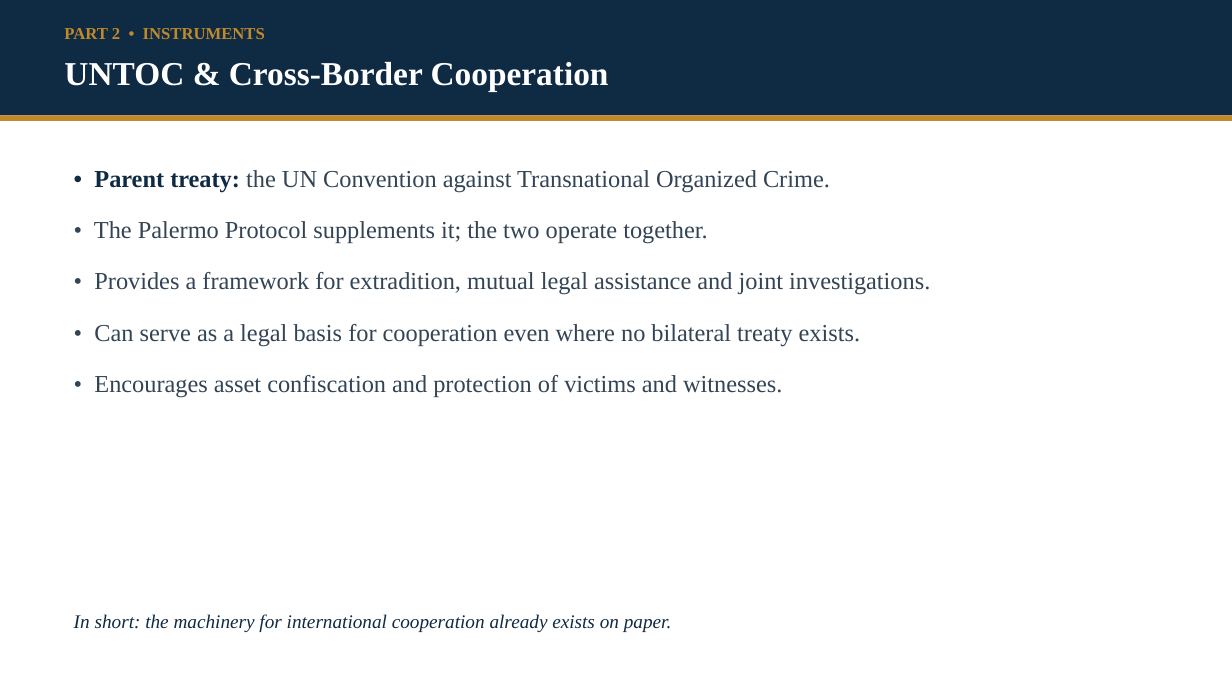
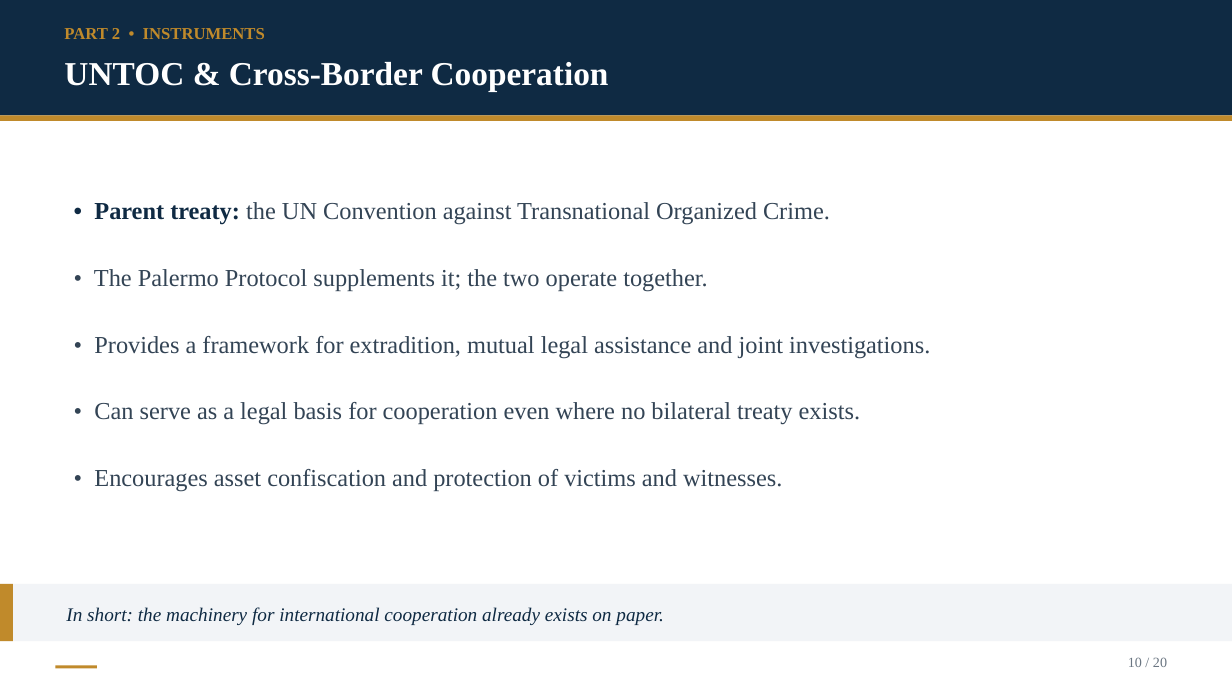
Before and after one commit to Kokidesu/Koki, a slide deck: slide 10 of Epstein_Transnational_Justice.pptx. Drawn at 1232x693 pixels with LibreOffice and Linux fonts; fonts in the diff are those of the drawing. Boxes give left, top, right and bottom in pixels: in the first picture for what was removed or moved away, otherwise in the second. Text is boxed around its words. In the diff, an @@ line names an element or a change of style, - is before the commit and + after.

```diff
--- a/Epstein_Transnational_Justice.pptx
+++ b/Epstein_Transnational_Justice.pptx
@@ text "• Parent treaty: the UN ..." moved from (x1=94, y1=170, x2=930, y2=398) to (x1=94, y1=202, x2=930, y2=492) @@
@@ text "• Parent treaty: the UN ..." at (x1=94, y1=202, x2=930, y2=492): more space between paragraphs @@
@@ rectangle added at (x1=0, y1=584, x2=1232, y2=641), fill #F2F4F7 @@
@@ rectangle added at (x1=0, y1=584, x2=13, y2=641), fill #C08A2B @@
@@ text "In short: the machinery for ..." moved from (x1=74, y1=614, x2=672, y2=632) to (x1=66, y1=607, x2=664, y2=625) @@
@@ text added at (x1=1128, y1=657, x2=1167, y2=667), 11 pt, text #6B7682 @@
+10 / 20
@@ rectangle added at (x1=55, y1=665, x2=97, y2=669), fill #C08A2B @@
```
Also in this commit, not shown: 19 other slides changed, 22 other files.
